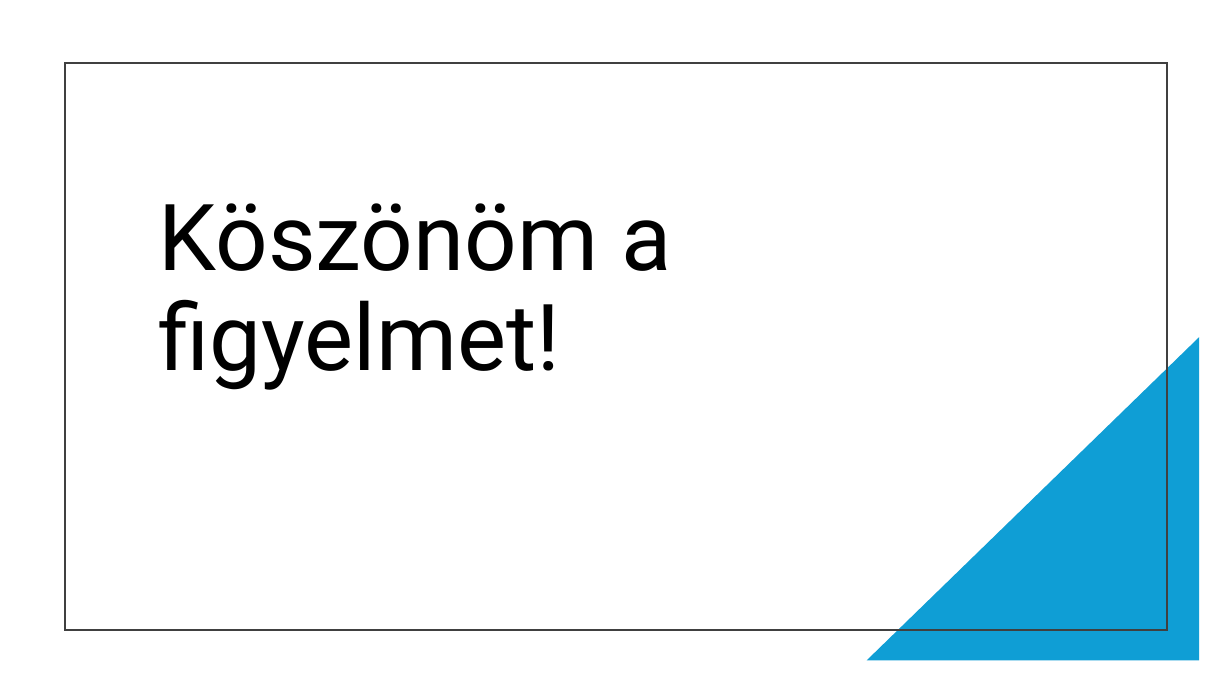
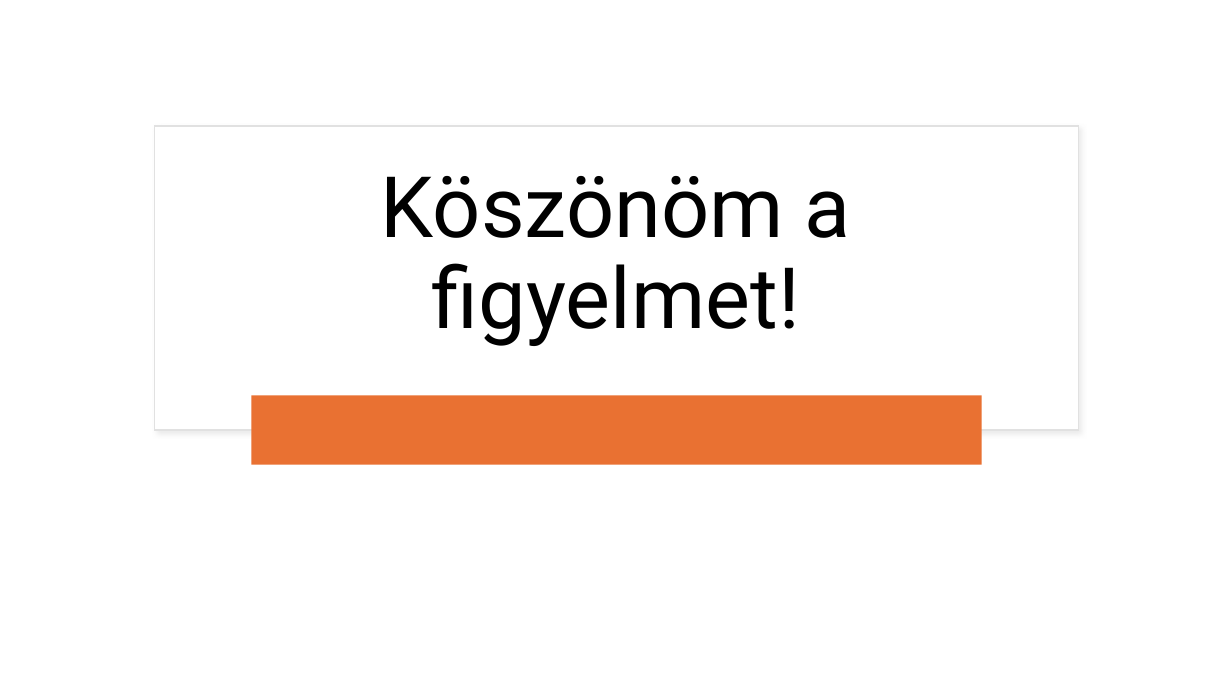
Before and after one commit to kovacs-orsolya/Webprog_Projekt_KovacsOrsolya, a slide deck: slide 9 of Teremfoglalás.pptx (slide 8 before the commit). Drawn at 1232x693 pixels with LibreOffice and Linux fonts; fonts in the diff are those of the drawing. Boxes give left, top, right and bottom in pixels: in the first picture for what was removed or moved away, otherwise in the second. Text is boxed around its words. In the diff, an @@ line names an element or a change of style, - is before the commit and + after.

```diff
--- a/Teremfoglalás.pptx
+++ b/Teremfoglalás.pptx
@@ rectangle: place and size @@
-rectangle at (65,63,1167,629)
+rectangle at (154,126,1079,430)
@@ rectangle at (154,126,1079,430): fill none to #FFFFFF; outline #404040 1.5 pt to #E1E1E1 1 pt; shadow on @@
@@ title "Köszönöm a figyelmet!": place and size @@
-title "Köszönöm a figyelmet!" at (159,203,671,390)
+title "Köszönöm a figyelmet!" at (381,176,851,346)
@@ title "Köszönöm a figyelmet!" at (381,176,851,346): size 72 to 66 pt; alignment left to centre; vertical alignment bottom to middle @@
@@ right triangle removed at (867,337,1200,661) @@
@@ rounded rectangle added at (251,396,982,465), fill #E97132 @@
```
Also in this commit, not shown: 1 other slide changed, 1 slide added.
